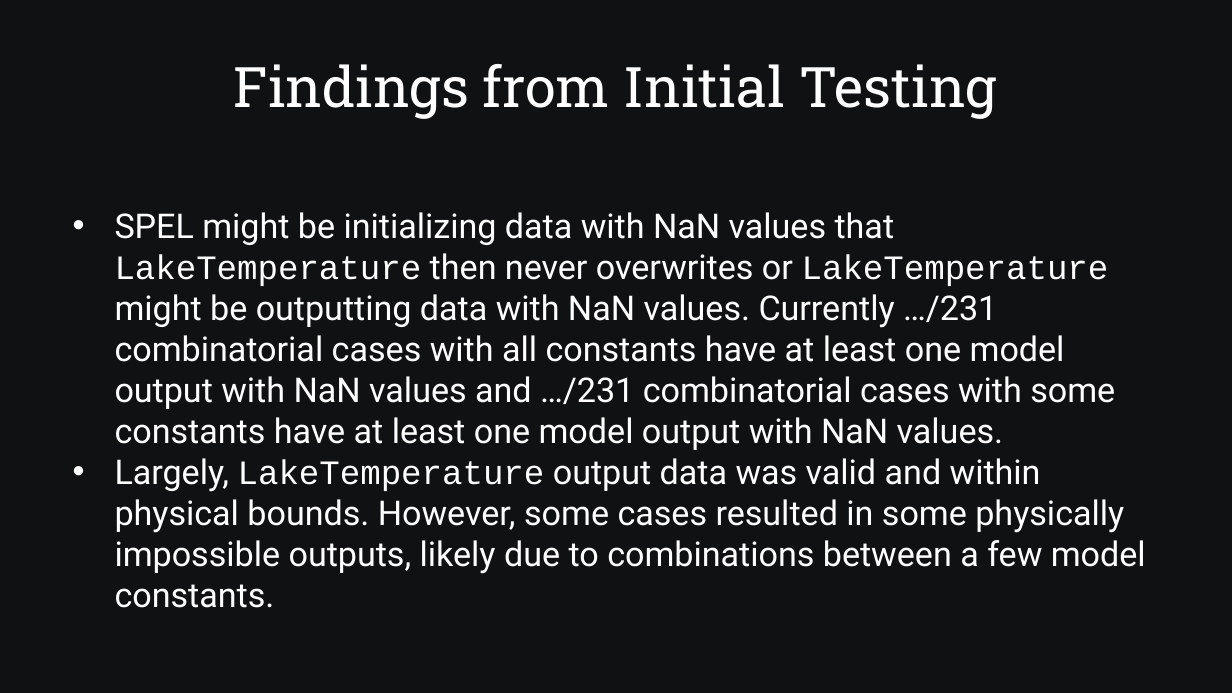
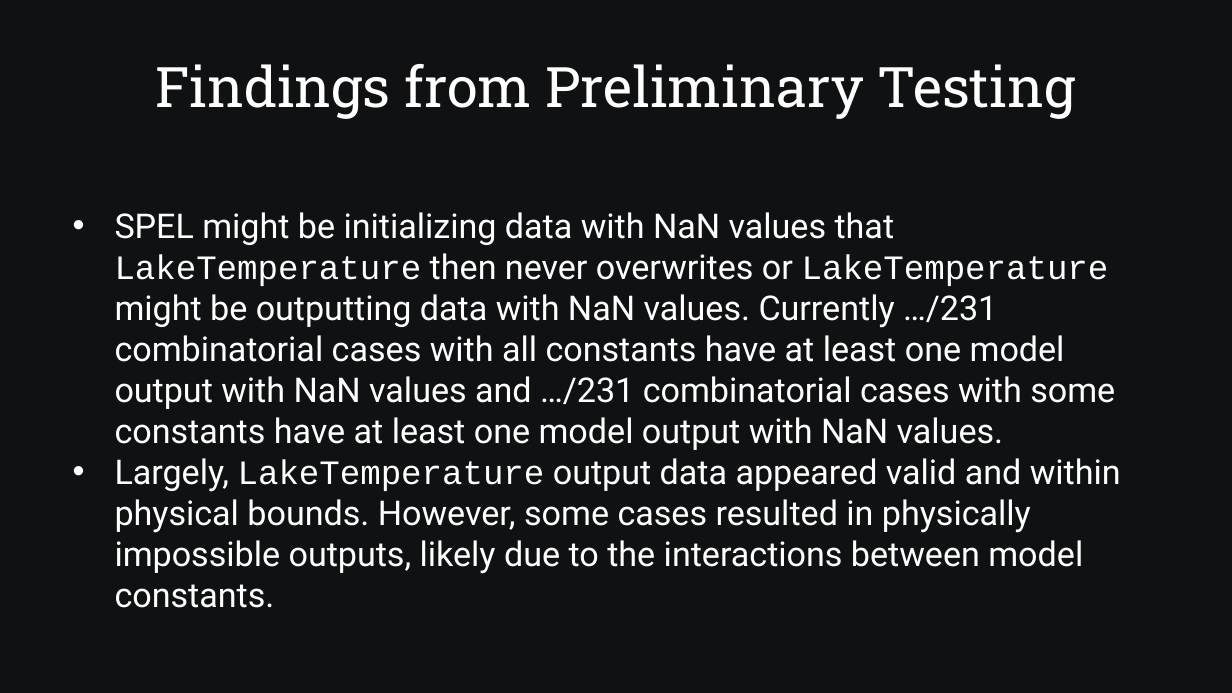
Before and after one commit to SamAllen06/lake_temp_work, a slide deck: slide 43 of documentation/for_collaborators/AnalysisOverview.pptx (slide 40 before the commit). Drawn at 1232x693 pixels with LibreOffice and Linux fonts; fonts in the diff are those of the drawing. Boxes give left, top, right and bottom in pixels: in the first picture for what was removed or moved away, otherwise in the second. Text is boxed around its words. In the diff, an @@ line names an element or a change of style, - is before the commit and + after.

```diff
--- a/documentation/for_collaborators/AnalysisOverview.pptx
+++ b/documentation/for_collaborators/AnalysisOverview.pptx
@@ text at bbox=[156, 64, 1075, 119]: text changed @@
-Findings from Initial Testing
+Findings from Preliminary Testing
@@ text at bbox=[115, 458, 1121, 608]: text changed @@
-• Largely, LakeTemperature output data was valid and within physical bounds. However, some cases resulted in some physically impossible outputs, likely due to combinations between a few model constants.
+• Largely, LakeTemperature output data appeared valid and within physical bounds. However, some cases resulted in physically impossible outputs, likely due to the interactions between model constants.
```
Also in this commit, not shown: 27 other slides changed, 4 slides added, 1 slide removed, 1 other file.
